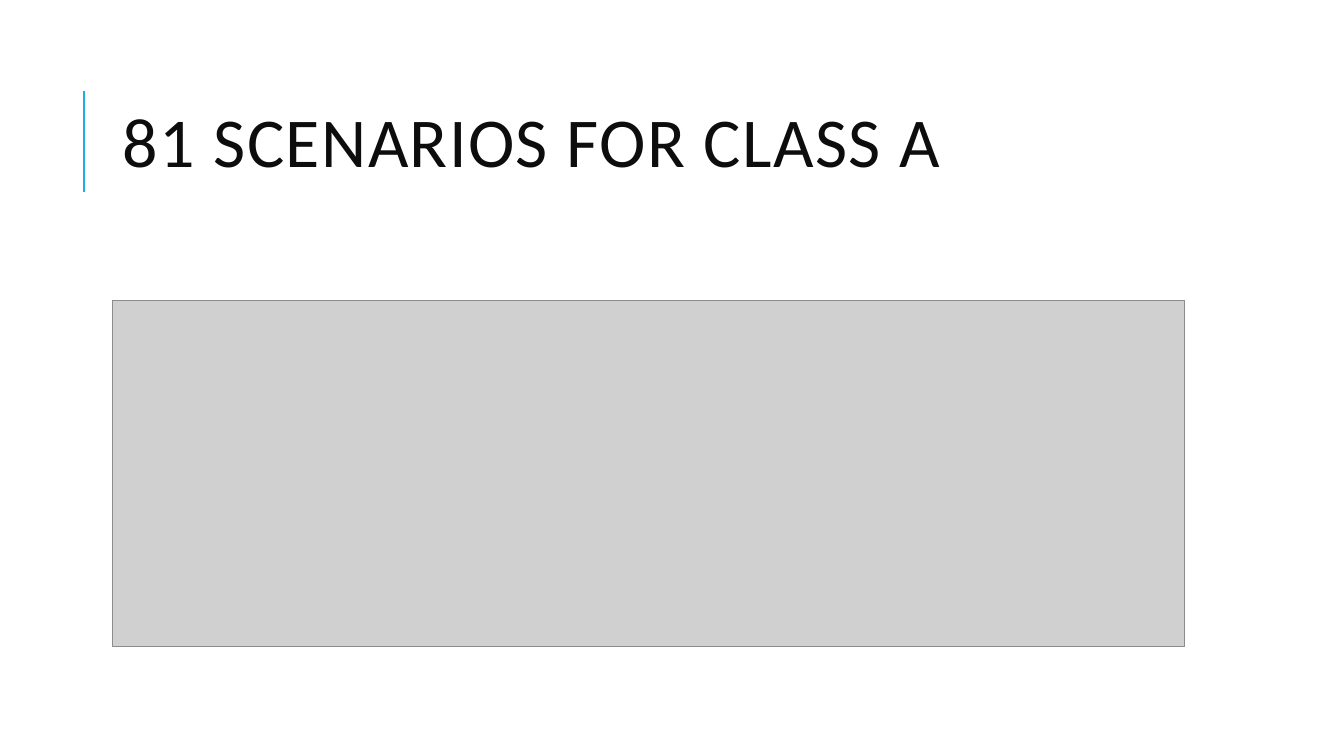
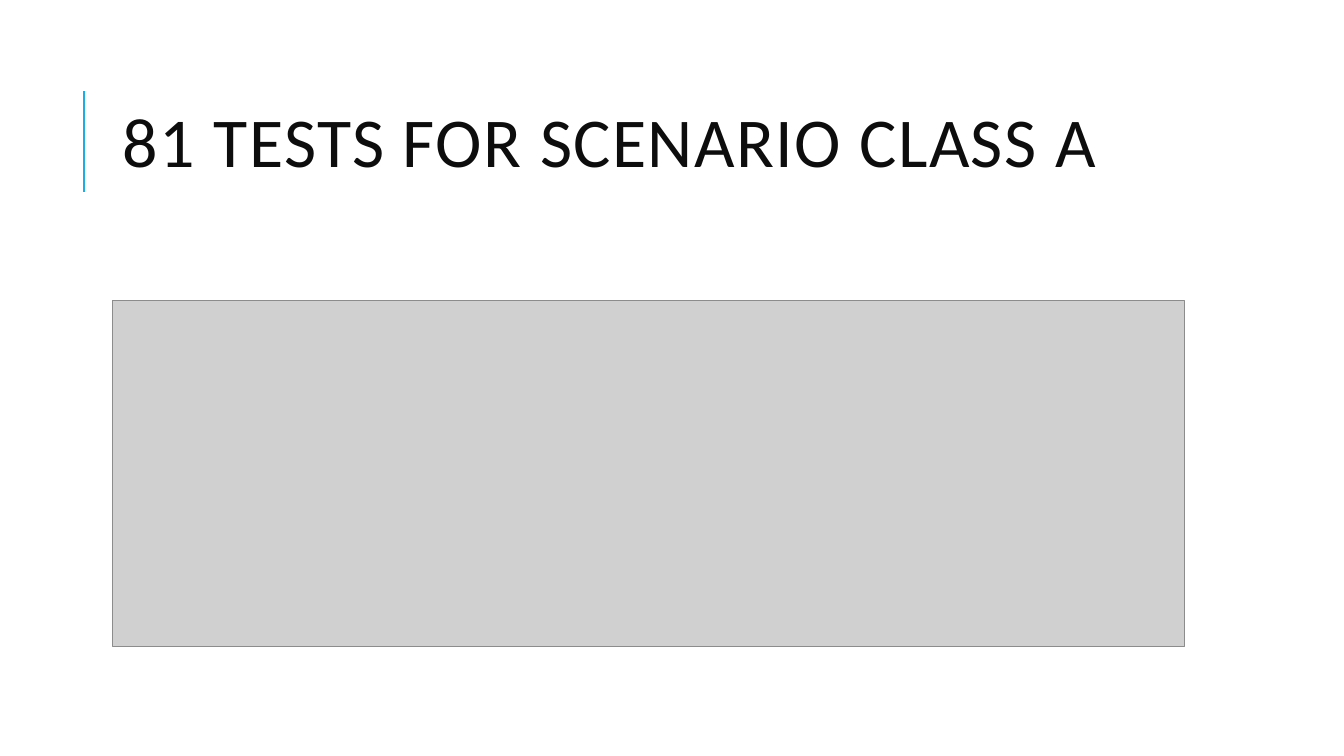
Before and after one commit to Swinburne-AV-Challenge-2021/Deliverable2, a slide deck: slide 8 of presentation/AVTest-Swinburne.pptx. Drawn at 1344x756 pixels with LibreOffice and Linux fonts; fonts in the diff are those of the drawing; grey boxes stand for pictures; background and template pictures are left out. Boxes give left, top, right and bottom in pixels: in the first picture for what was removed or moved away, otherwise in the second. Text is boxed around its words. In the diff, an @@ line names an element or a change of style, - is before the commit and + after.

```diff
--- a/presentation/AVTest-Swinburne.pptx
+++ b/presentation/AVTest-Swinburne.pptx
@@ title at bbox=[123, 119, 1095, 168]: text changed @@
-81 SCENARIOS FOR CLASS A
+81 TESTS FOR SCENARIO CLASS A
```
Also in this commit, not shown: 7 other slides changed, 8 slides added.
